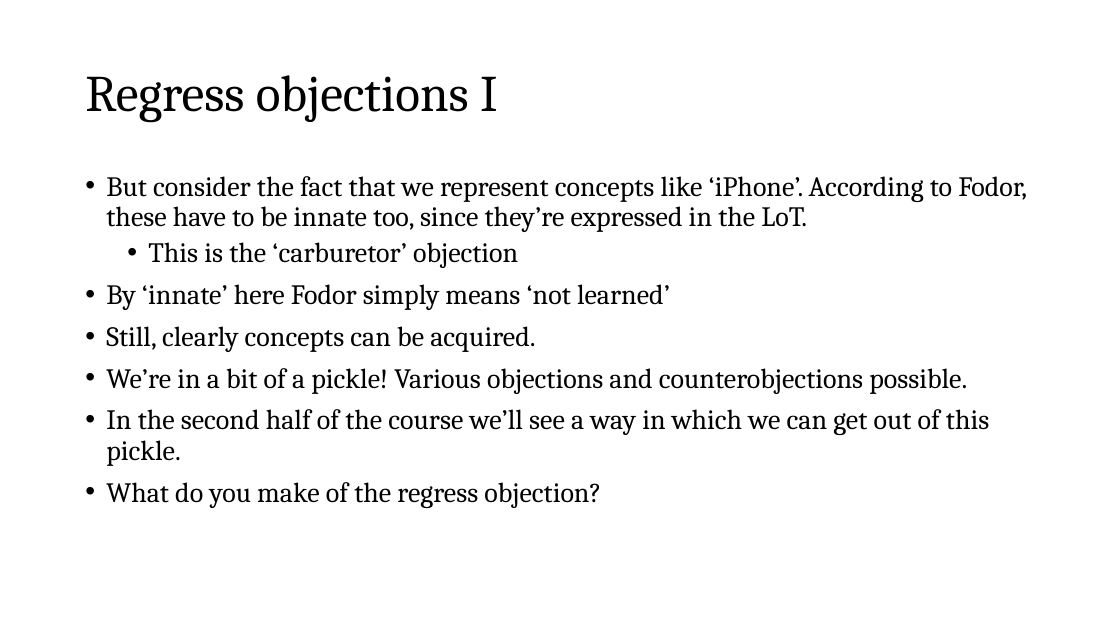
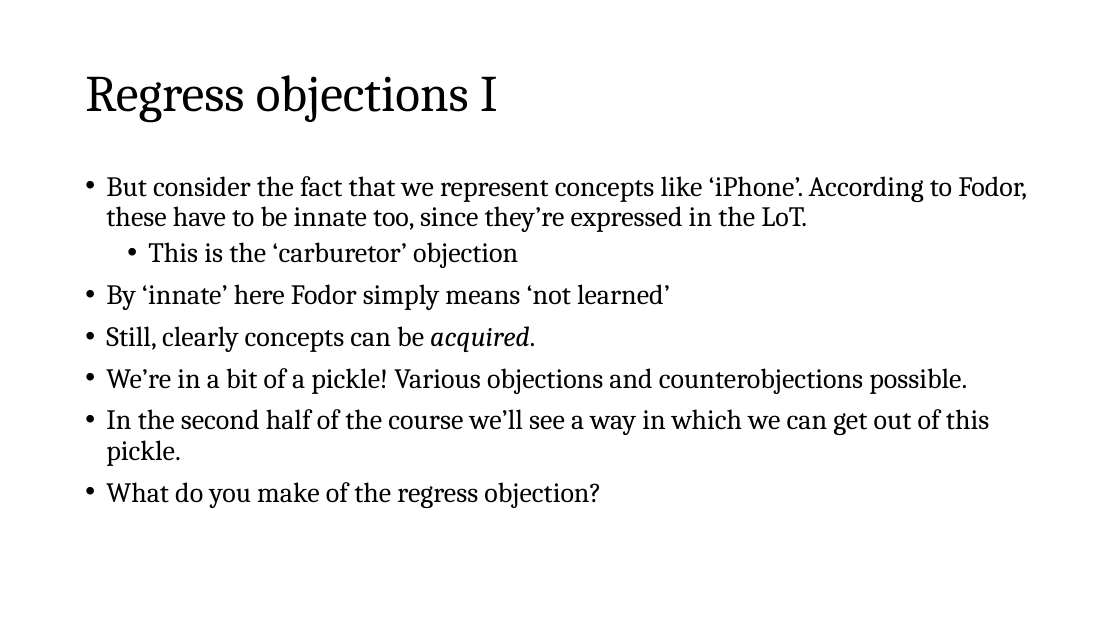
Before and after one commit to thelogicalgrammar/pLoT_course, a slide deck: slide 12 of 3_pLoT_continued.pptx (slide 11 before the commit). Drawn at 1120x630 pixels with LibreOffice and Linux fonts; fonts in the diff are those of the drawing; background and template pictures are left out. Boxes give left, top, right and bottom in pixels: in the first picture for what was removed or moved away, otherwise in the second. Text is boxed around its words. In the diff, an @@ line names an element or a change of style, - is before the commit and + after.

```diff
--- a/3_pLoT_continued.pptx
+++ b/3_pLoT_continued.pptx
@@ text at [106,326,535,352]: italic on in "acquired." @@
```
Also in this commit, not shown: 2 other slides changed, 1 slide added, 43 other files.
